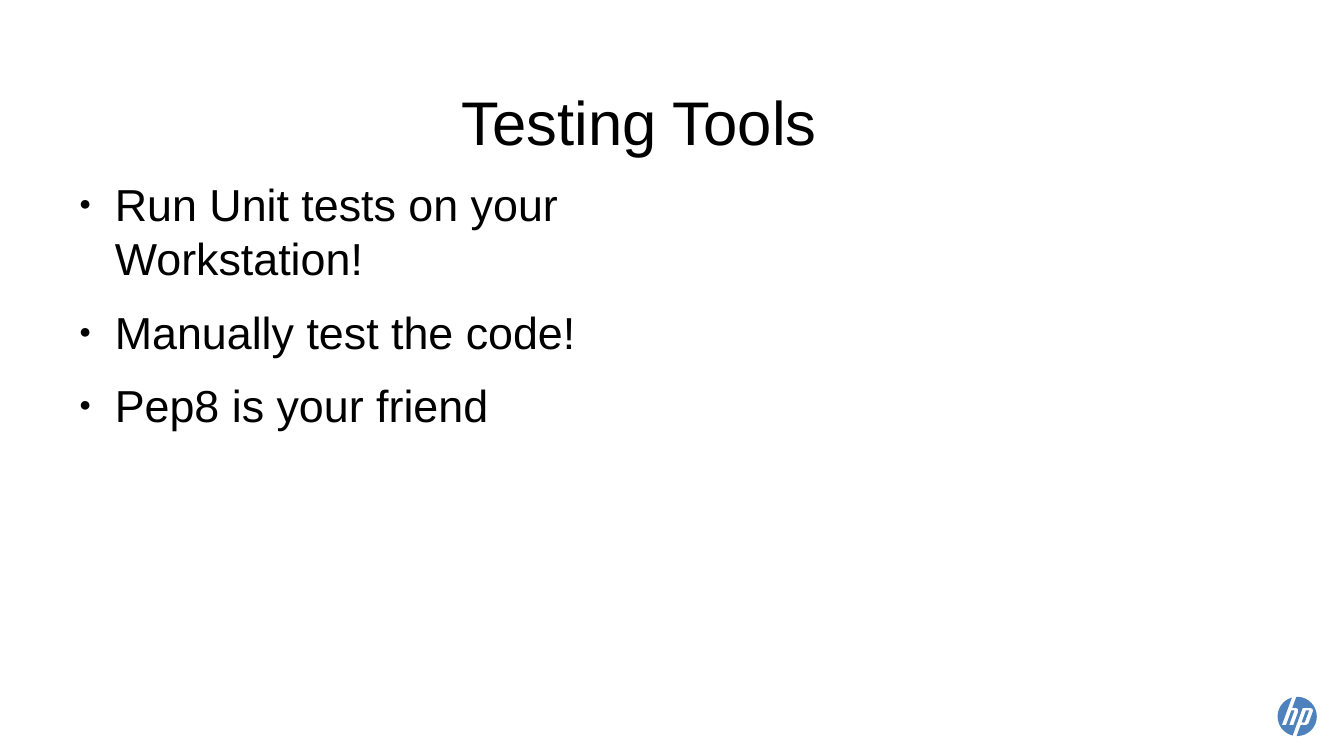
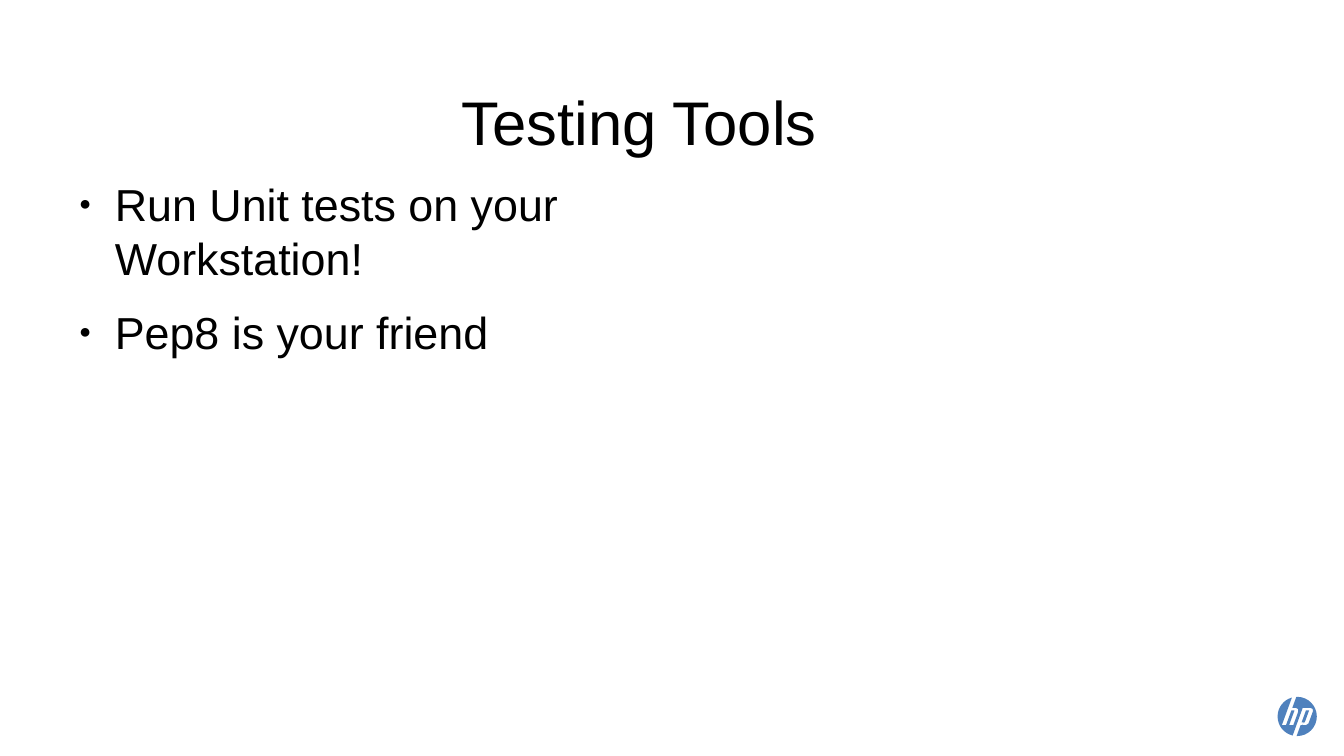
Before and after one commit to scottdangelo/TokyoSummitTalk, a slide deck: slide 23 of Tokyo2015_Contributing_to_OS_201_scottAndreaMerged_oct2.odp (slide 21 before the commit). Drawn at 1344x756 pixels with LibreOffice and Linux fonts; fonts in the diff are those of the drawing. Boxes give left, top, right and bottom in pixels: in the first picture for what was removed or moved away, otherwise in the second. Text is boxed around its words. In the diff, an @@ line names an element or a change of style, - is before the commit and + after.

Commit message:
latest

```diff
--- a/Tokyo2015_Contributing_to_OS_201_scottAndreaMerged_oct2.odp
+++ b/Tokyo2015_Contributing_to_OS_201_scottAndreaMerged_oct2.odp
@@ text at (x1=115, y1=316, x2=576, y2=358): paragraph removed @@
-● Manually test the code!
```
Also in this commit, not shown: 4 slides added.
